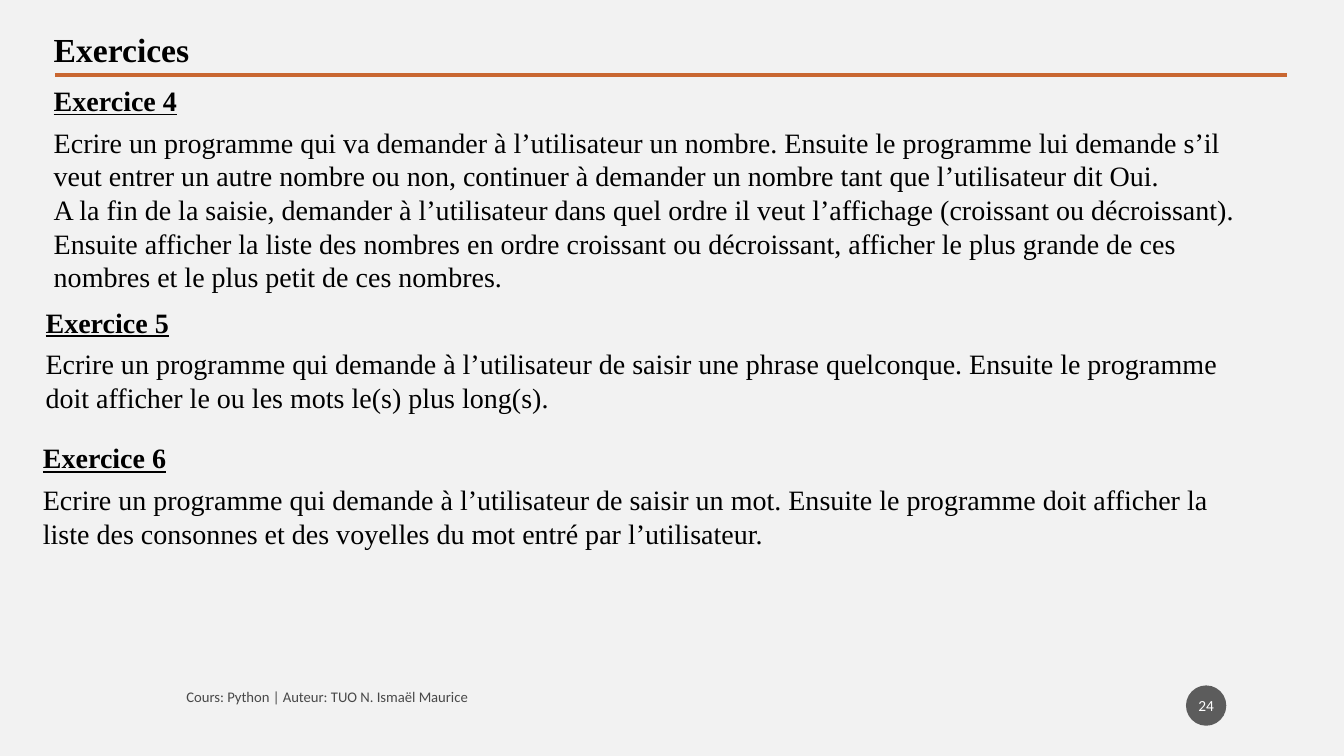
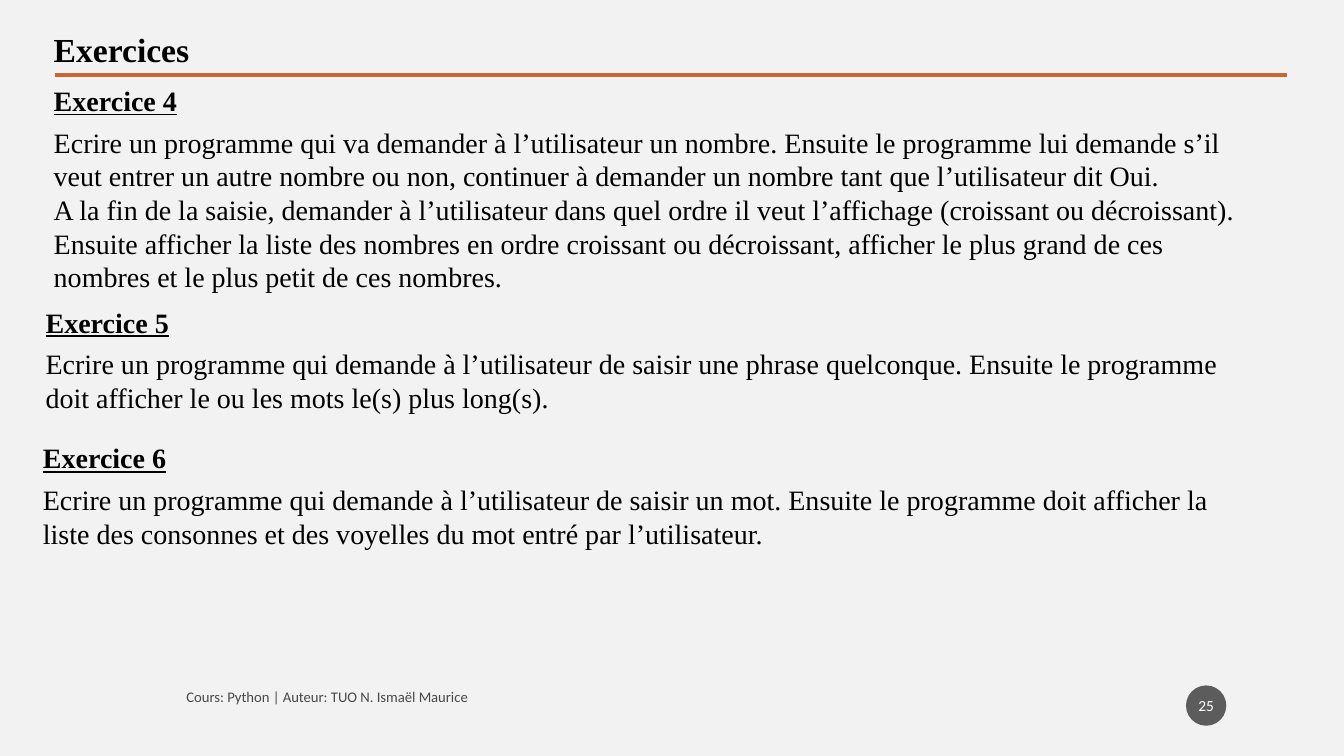
Before and after one commit to tisma95/cours-python, a slide deck: slide 25 of source/Chapitre 9 - Les listes.pptx (slide 24 before the commit). Drawn at 1344x756 pixels with LibreOffice and Linux fonts; fonts in the diff are those of the drawing. Boxes give left, top, right and bottom in pixels: in the first picture for what was removed or moved away, otherwise in the second. Text is boxed around its words. In the diff, an @@ line names an element or a change of style, - is before the commit and + after.

Commit message:
Feat (chp9): Chapitre sur les listes
Suites et exercices

```diff
--- a/source/Chapitre 9 - Les listes.pptx
+++ b/source/Chapitre 9 - Les listes.pptx
@@ text at bbox=[54, 234, 1163, 293]: text changed @@
-Ensuite afficher la liste des nombres en ordre croissant ou décroissant, afficher le plus grande de ces nombres et le plus petit de ces nombres.
+Ensuite afficher la liste des nombres en ordre croissant ou décroissant, afficher le plus grand de ces nombres et le plus petit de ces nombres.
@@ page number at bbox=[1198, 701, 1214, 711]: text changed @@
-24
+25
```
Also in this commit, not shown: 16 other slides changed, 3 slides added, 2 slides removed, 3 other files.
